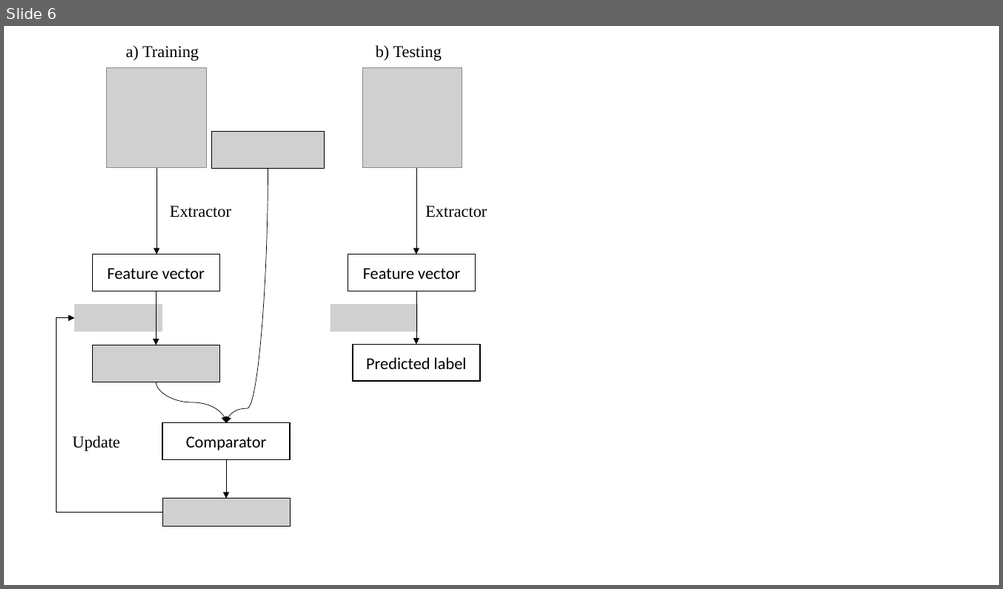
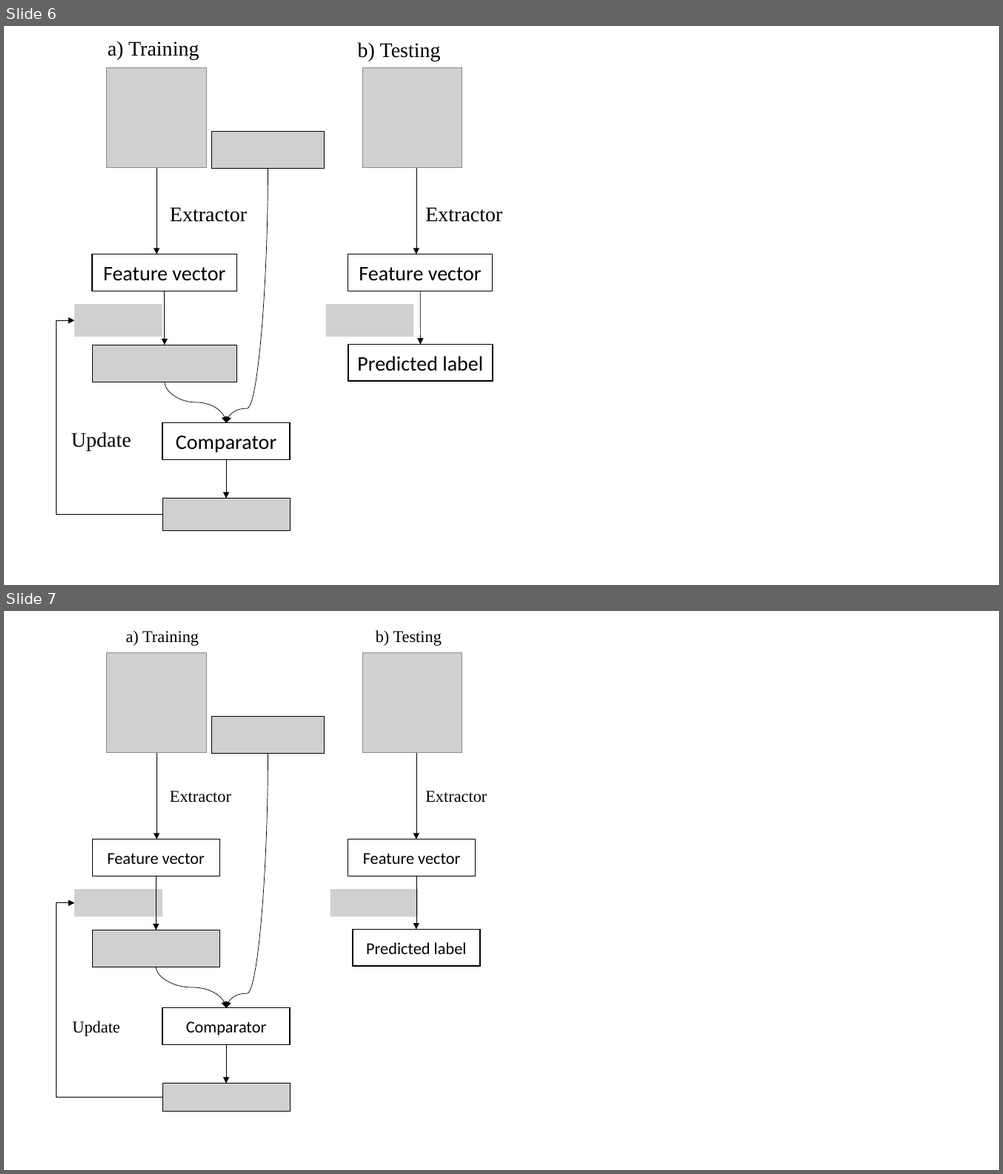
Before and after one commit to vutuanhai237/DynamicQNN, a slide deck: Hand-drawing-image.pptx. Shown one above the other, each under a label of ours: slide 6 before the commit, slides 6 and 7 after it. The pictures are 1003x589 and 1003x1174 pixels, drawn with LibreOffice and Linux fonts; fonts in the diff are those of the drawing; grey boxes stand for pictures. Boxes give left, top, right and bottom in pixels: in the first picture for what was removed or moved away, otherwise in the second. Text is boxed around its words. In the diff, an @@ line names an element or a change of style, - is before the commit and + after.

```diff
--- a/Hand-drawing-image.pptx
+++ b/Hand-drawing-image.pptx
@@ slide 6 added at [4, 26, 999, 585], background #FFFFFF @@
@@ text added at [108, 42, 199, 59], 20 pt, text #000000 @@
+a) Training
@@ text added at [358, 42, 441, 62], 20 pt, text #000000 @@
+b) Testing
@@ picture added at [107, 67, 207, 168] @@
@@ picture added at [362, 67, 462, 168] @@
@@ picture added at [212, 131, 324, 168] @@
@@ arrow added from (156, 169) to (156, 255), #000000 0.5 pt @@
@@ curved arrow added from (268, 169) to (226, 423), #000000 0.5 pt @@
@@ arrow added from (417, 169) to (417, 255), #000000 0.5 pt @@
@@ text added at [170, 207, 247, 222], 20 pt, text #000000 @@
+Extractor
@@ text added at [425, 207, 502, 222], 20 pt, text #000000 @@
+Extractor
@@ rectangle added at [92, 255, 237, 291], fill #FFFFFF, outline #000000 1 pt, 20 pt, text #000000 @@
+Feature vector
@@ rectangle added at [348, 255, 492, 291], fill #FFFFFF, outline #000000 1 pt, 20 pt, text #000000 @@
+Feature vector
@@ arrow added from (165, 292) to (165, 346), #000000 0.5 pt @@
@@ arrow added from (421, 292) to (421, 345), #000000 0.5 pt @@
@@ picture added at [74, 304, 162, 337] @@
@@ picture added at [326, 304, 414, 337] @@
@@ elbow arrow added from (162, 515) to (74, 321), #000000 0.5 pt @@
@@ picture added at [92, 346, 237, 382] @@
@@ rectangle added at [348, 345, 492, 381], fill #FFFFFF, outline #000000 1 pt, 20 pt, text #000000 @@
+Predicted label
@@ curved arrow added from (165, 382) to (226, 423), #000000 0.5 pt @@
@@ rectangle added at [162, 423, 290, 460], fill #FFFFFF, outline #000000 1 pt, 20 pt, text #000000 @@
+Comparator
@@ text added at [71, 432, 131, 452], 20 pt, text #000000 @@
+Update
@@ arrow added from (226, 460) to (226, 499), #000000 0.5 pt @@
@@ picture added at [162, 499, 290, 532] @@
@@ what was slide 6 is now slide 7 @@
```
Also in this commit, not shown: 5 other slides added, 6 other files.
